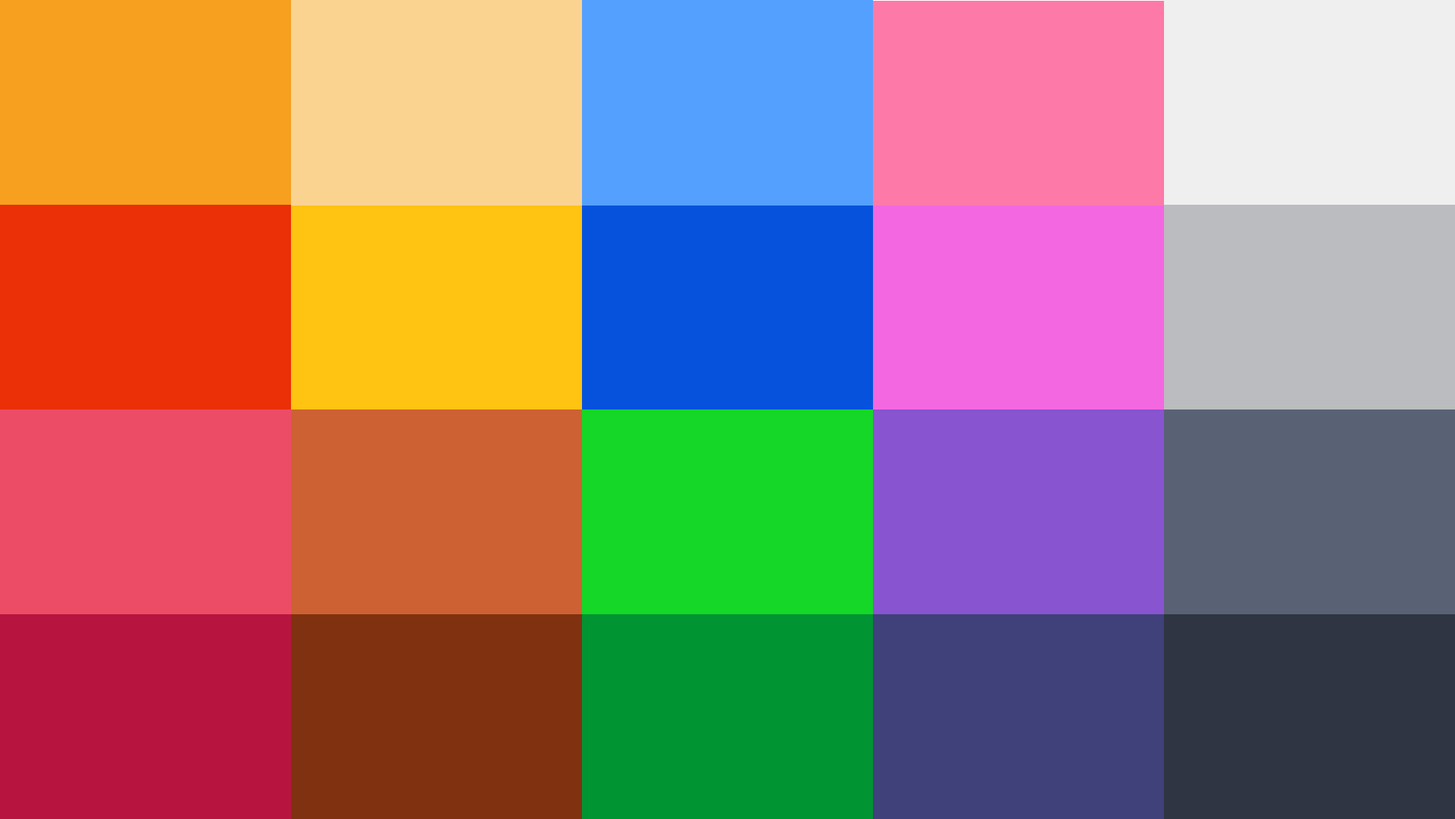
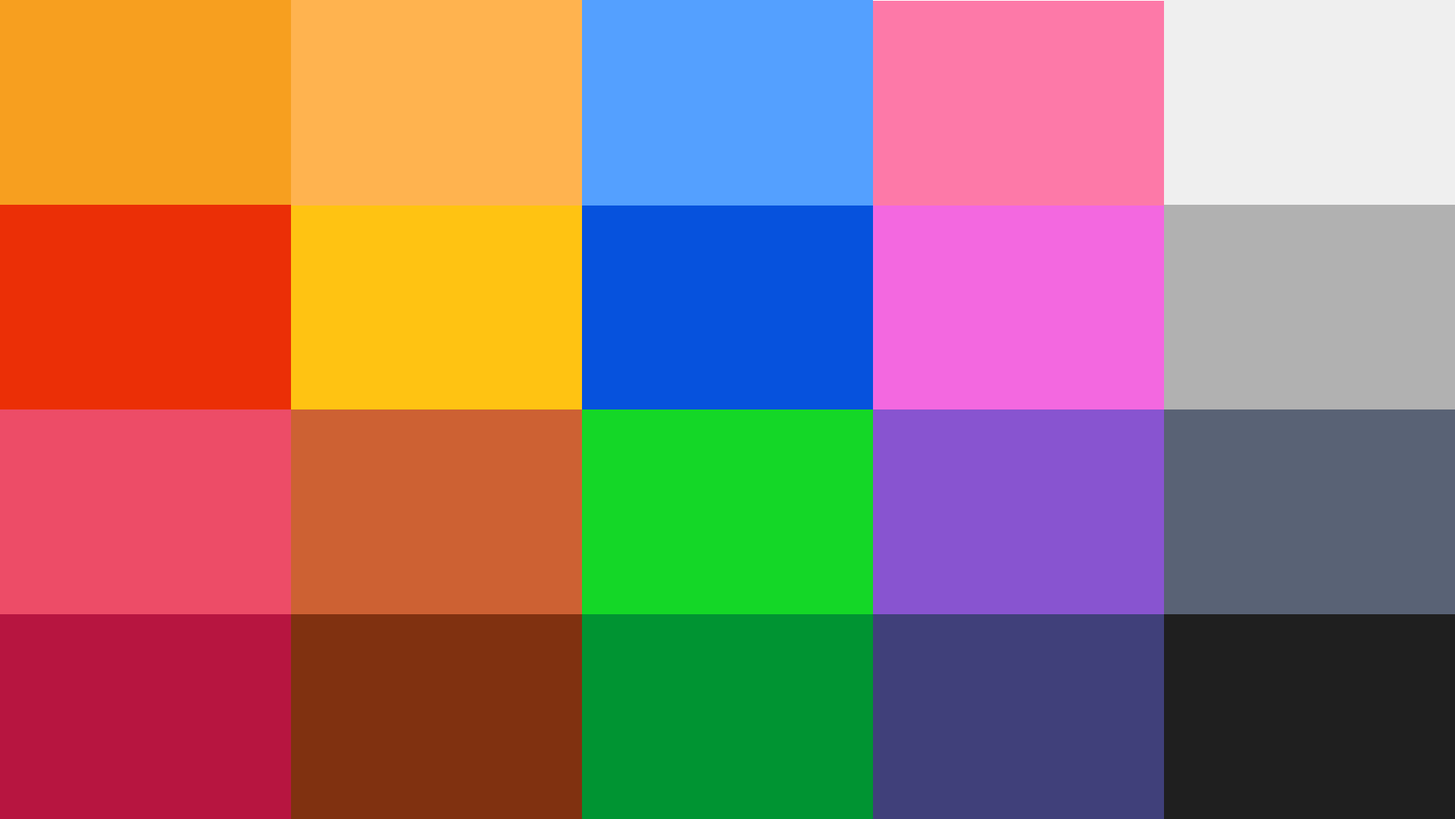
Two versions of the same layered image (w=1455, h=819). Layer-by-layer changes:
pixels changed over [291, 0, 1455, 819] (layer not identified)
